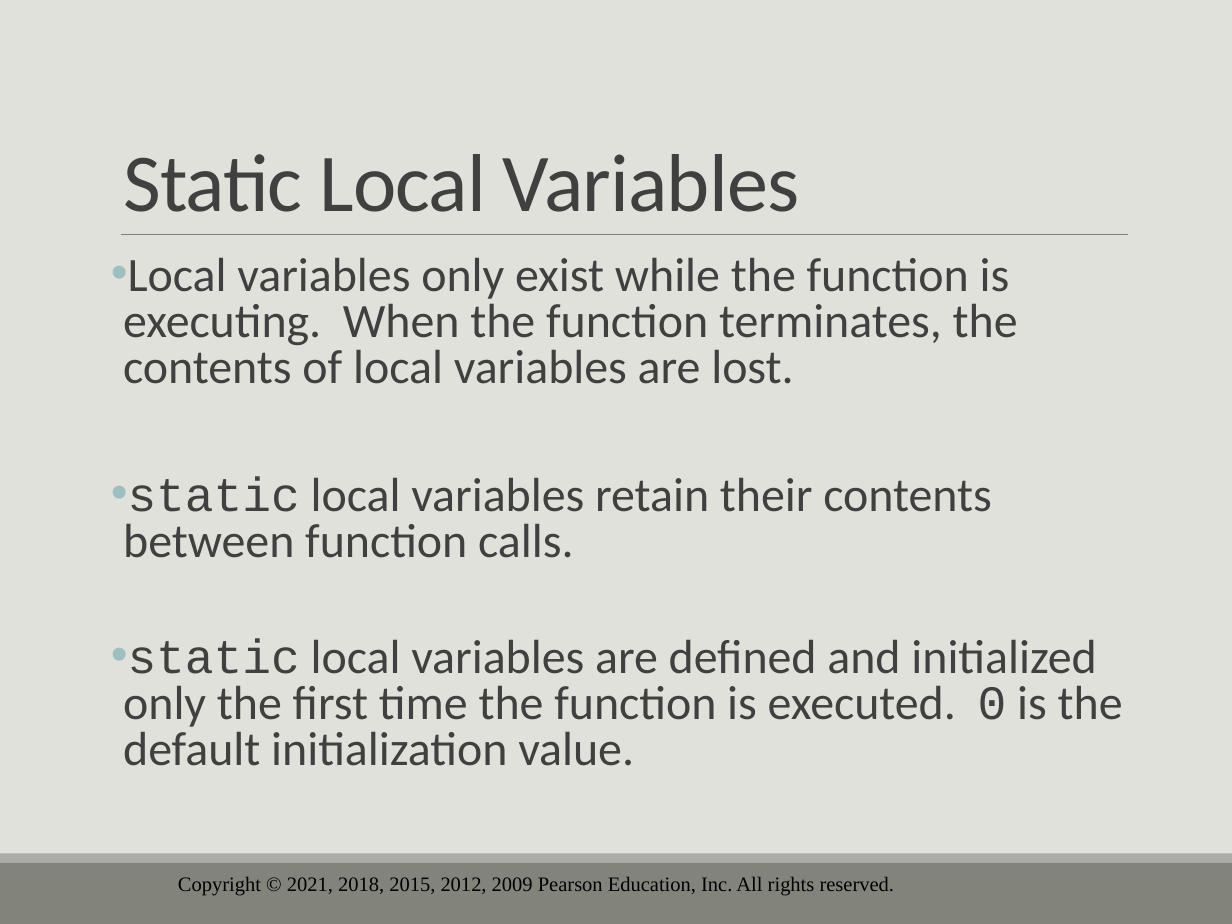
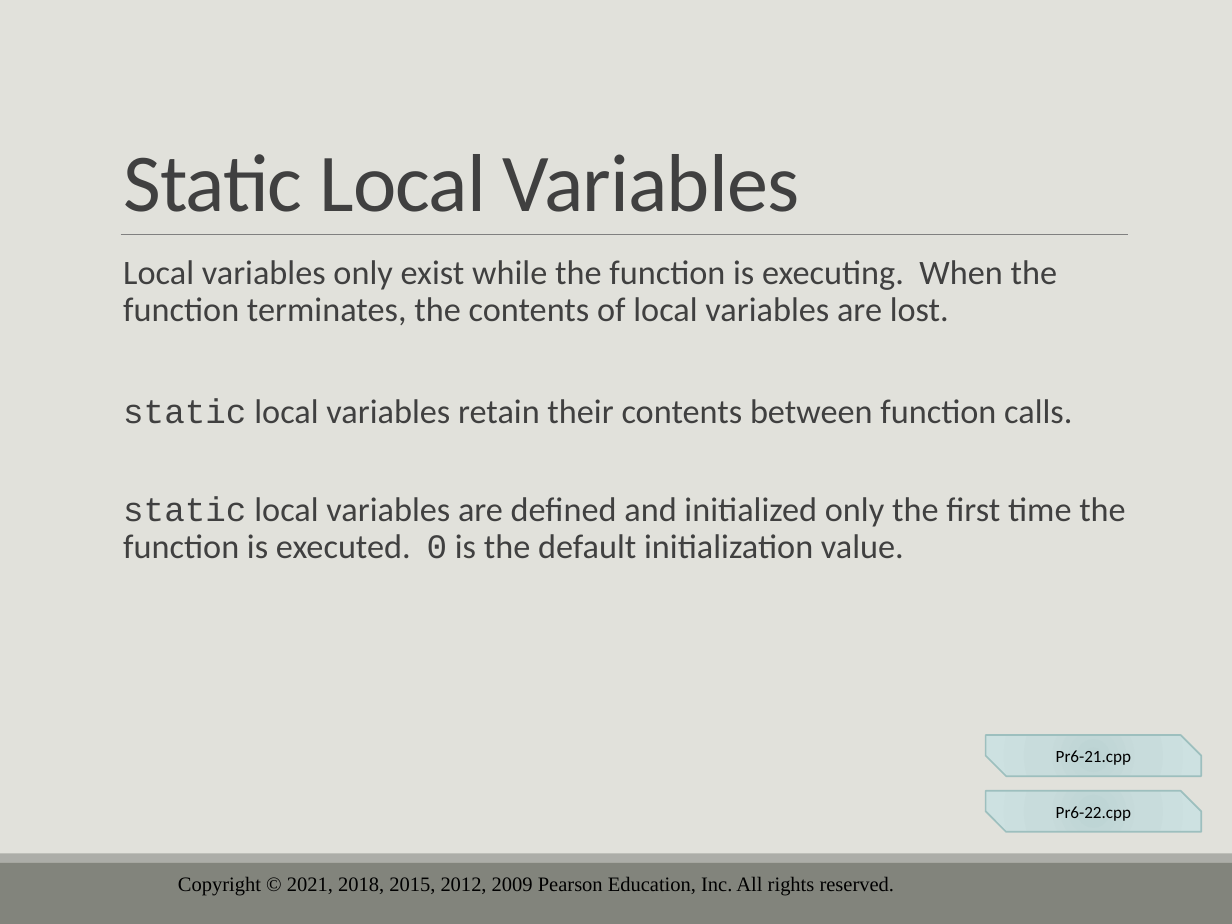
Before and after one commit to drolsonmi/eng1400, a slide deck: slide 47 of 1400_06_Functions.pptx (slide 57 before the commit). Drawn at 1232x924 pixels with LibreOffice and Linux fonts; fonts in the diff are those of the drawing; background and template pictures are left out. Boxes give left, top, right and bottom in pixels: in the first picture for what was removed or moved away, otherwise in the second. Text is boxed around its words. In the diff, an @@ line names an element or a change of style, - is before the commit and + after.

```diff
--- a/1400_06_Functions.pptx
+++ b/1400_06_Functions.pptx
@@ text "Local variables only exist while ..." at (123,260,1125,559): size 28 to 20 pt; bullet • to  ; line spacing 0.8 to 0.9 @@
@@ snip diag rect added at (986,736,1201,776), fill gradient #BDD3D2 to #C9DCDC to #CEE2E1, outline #9DBFBE 1 pt, 10 pt, text #000000 @@
+Pr6-21.cpp
@@ snip diag rect added at (986,791,1201,832), fill gradient #BDD3D2 to #C9DCDC to #CEE2E1, outline #9DBFBE 1 pt, 10 pt, text #000000 @@
+Pr6-22.cpp
```
Also in this commit, not shown: 17 other slides changed, 17 slides removed, 2 other files.
